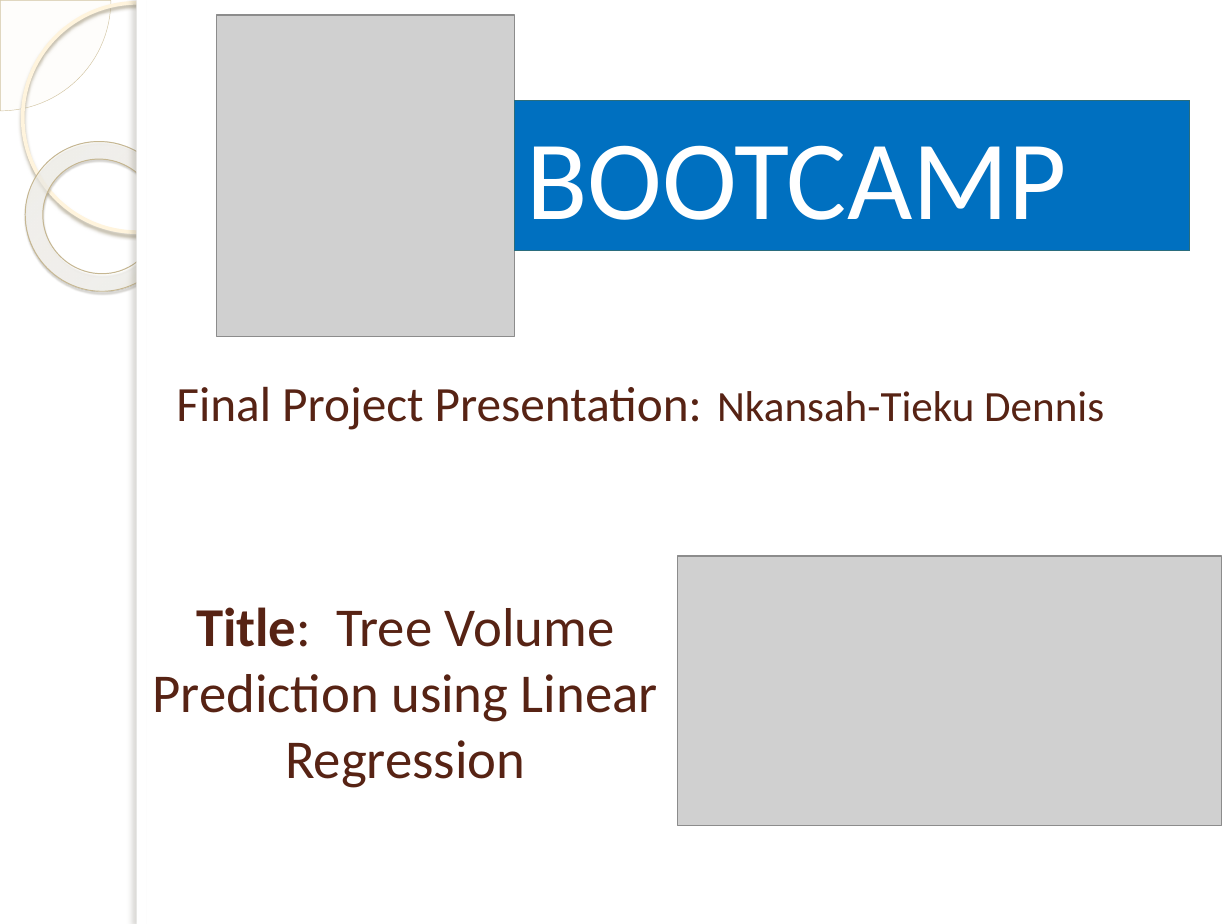
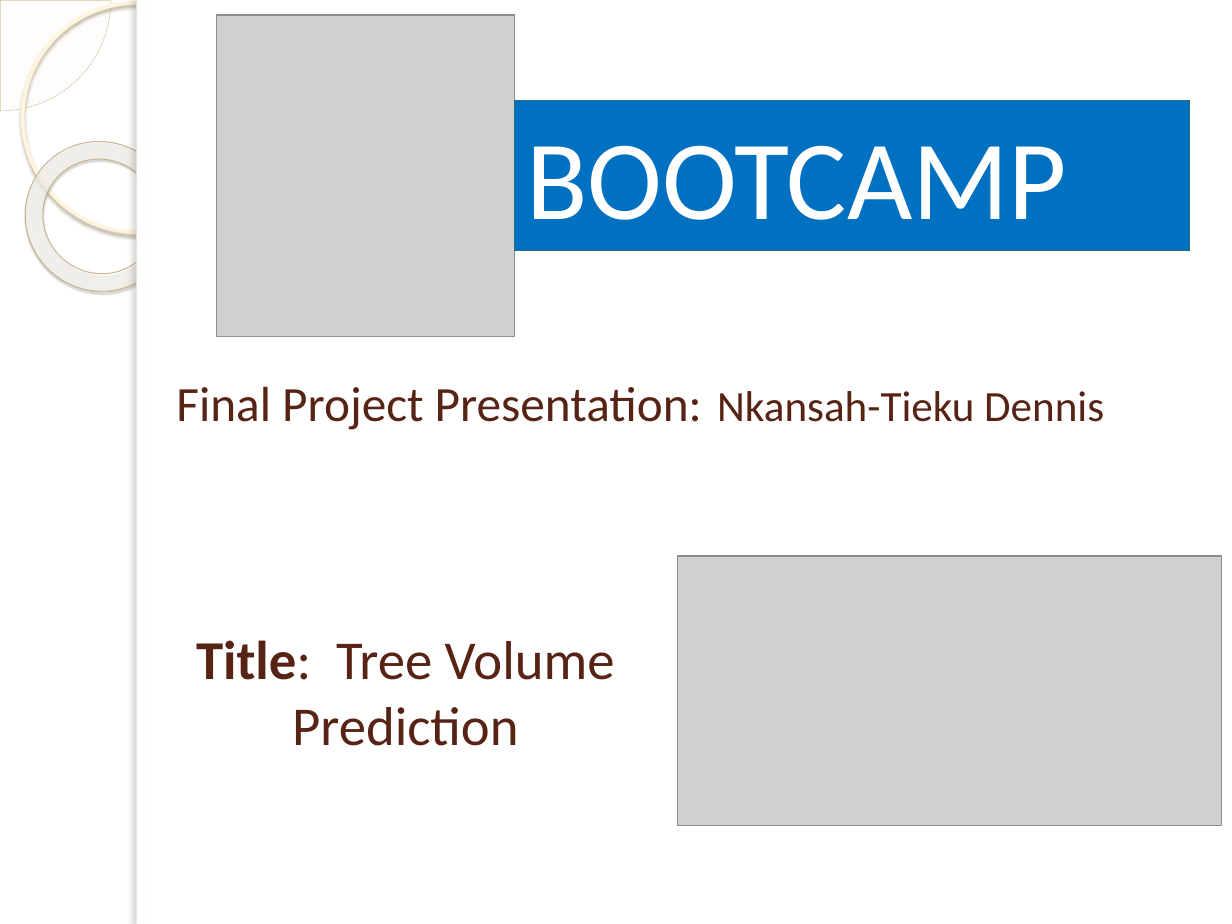
Before and after one commit to dnkansah-tieku/IronHack_Final_Project, a slide deck: slide 1 of Presentation.pptx. Drawn at 1232x924 pixels with LibreOffice and Linux fonts; fonts in the diff are those of the drawing; grey boxes stand for pictures; background and template pictures are left out. Boxes give left, top, right and bottom in pixels: in the first picture for what was removed or moved away, otherwise in the second. Text is boxed around its words. In the diff, an @@ line names an element or a change of style, - is before the commit and + after.

```diff
--- a/Presentation.pptx
+++ b/Presentation.pptx
@@ text at (x1=196, y1=640, x2=615, y2=746): text changed @@
-Title: Tree Volume Prediction using Linear Regression
+Title: Tree Volume Prediction
```
Also in this commit, not shown: 2 other slides changed, 4 slides removed.
